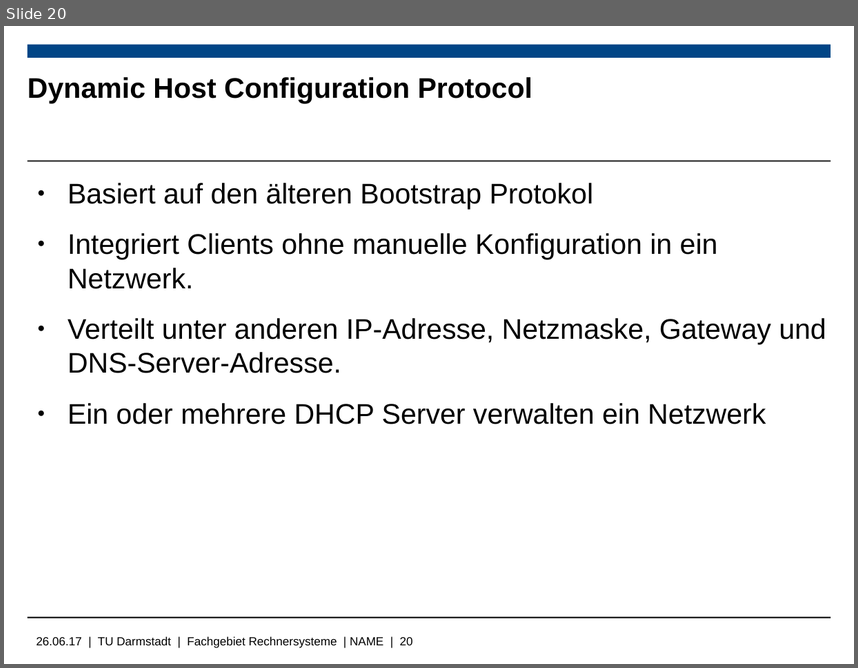
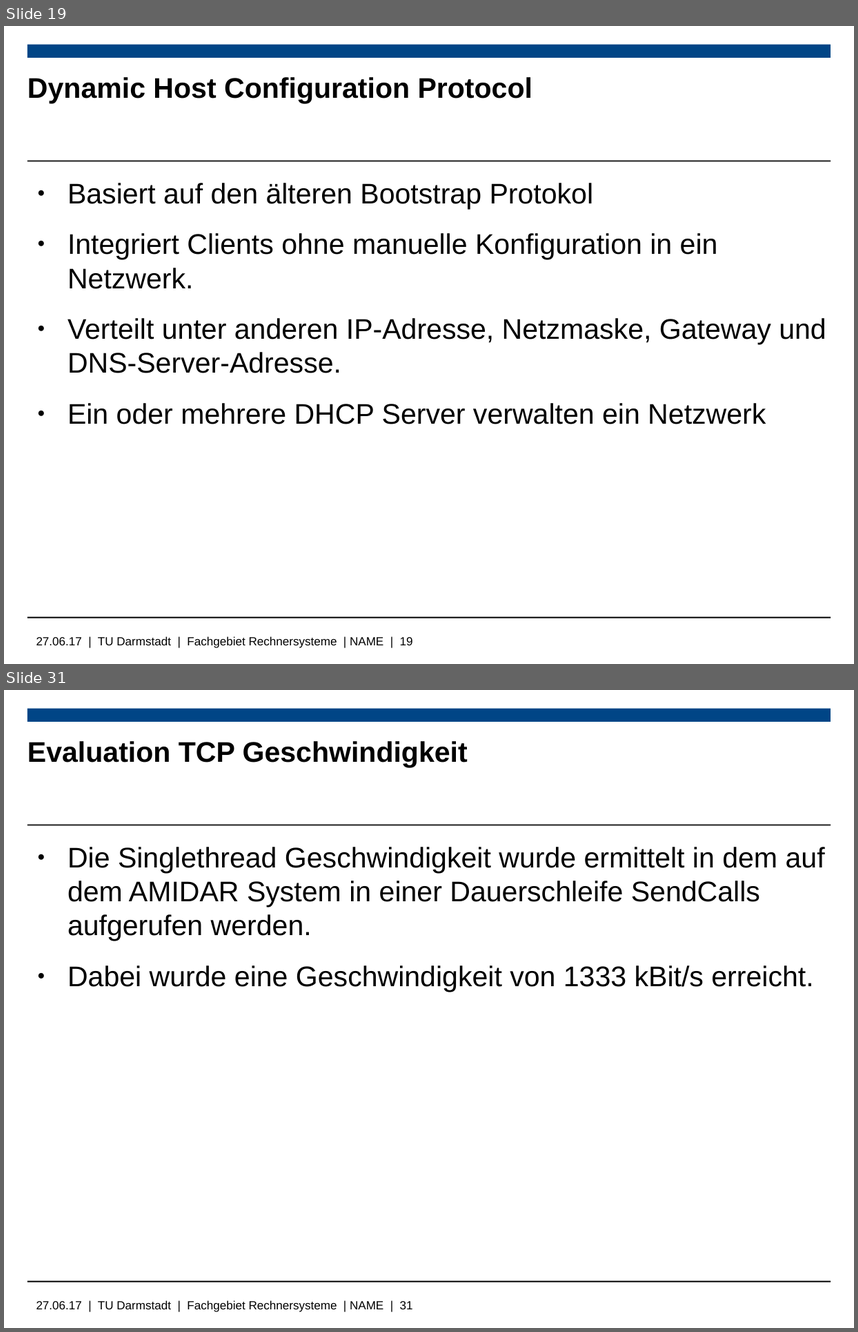
Before and after one commit to Wiero/Bachelorarbeit, a slide deck: Bachelorpräsenation.odp. Shown one above the other, each under a label of ours: slide 20 before the commit, slides 19 and 31 after it; the slides between them are not shown. The pictures are 858x668 and 858x1332 pixels, drawn with LibreOffice and Linux fonts; fonts in the diff are those of the drawing; background and template pictures are left out. Boxes give left, top, right and bottom in pixels: in the first picture for what was removed or moved away, otherwise in the second. Text is boxed around its words. In the diff, an @@ line names an element or a change of style, - is before the commit and + after.

```diff
--- a/Bachelorpräsenation.odp
+++ b/Bachelorpräsenation.odp
@@ slide 31 added at (x1=4, y1=690, x2=854, y2=1328), background #FFFFFF; not listed: 4 template elements that a slide beside it also shows @@
@@ title added at (x1=27, y1=741, x2=468, y2=768), 24 pt, text #000000, bold @@
+Evaluation TCP Geschwindigkeit
@@ text added at (x1=67, y1=847, x2=825, y2=992), 24 pt, text #000000 @@
+● Die Singlethread Geschwindigkeit wurde ermittelt in dem auf dem AMIDAR System in einer Dauerschleife SendCalls aufgerufen werden.
+● Dabei wurde eine Geschwindigkeit von 1333 kBit/s erreicht.
@@ what was slide 20 is now slide 19 @@
@@ text at (x1=36, y1=636, x2=413, y2=648): text changed @@
-26.06.17 | TU Darmstadt | Fachgebiet Rechnersysteme | NAME | 20
+27.06.17 | TU Darmstadt | Fachgebiet Rechnersysteme | NAME | 19
```
Also in this commit, not shown: 8 slides changed, 7 other slides added, 3 slides removed, 6 other files.
